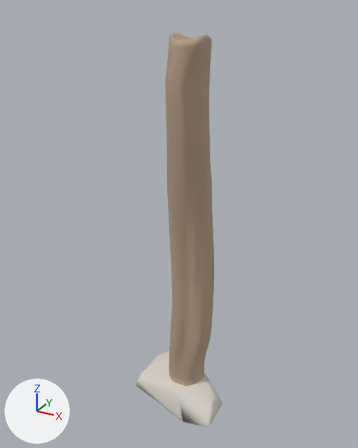
One commit to the glTF model assets/tower/approved-library/architecture/bagana-f3-3x12x3-v2.glb: the scene before it, then after it.
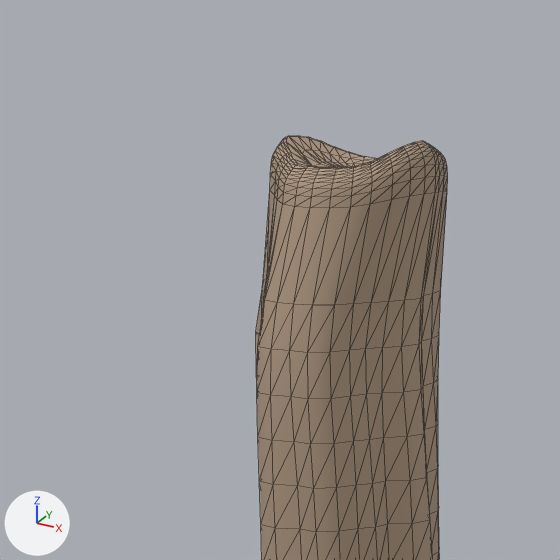
Each version appears first whole from a 50 mm camera at (1.59, -3.03, 1.65) aimed at (-0.08, 0.0, 0.13), and next in a close-up on the part from 29% to 67% of the width and 0% to 30% of the height. Lighting does not change. The marker at lower left points along +X, +Y and +Z. The first two pictures are the older version. The close-ups show mesh edges as thin lines.

Script lines for the objects in view, before the commit:
```python
me_bagana_form_3_wood = bpy.data.meshes.new('BAGANA_FORM_3_wood')
me_bagana_form_3_wood.from_pydata(...)  # 1374 vertices, 2744 faces; spans x -0.18..0.21, y -0.19..0.2, z -1.26..1.49
me_bagana_form_3_wood.materials.append(mat_alantil_bagana_wood_pbr)  # beige #b59e86
ob_bagana_wood = bpy.data.objects.new('bagana_wood', me_bagana_form_3_wood)
ob_bagana_wood.location = (0.0, 0.0, 0.0)
```
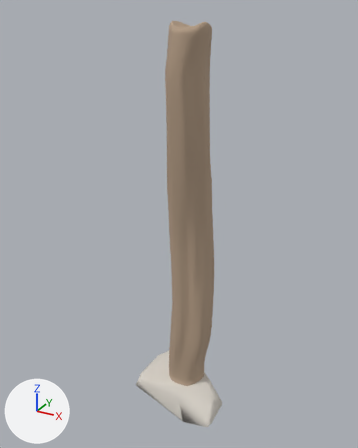
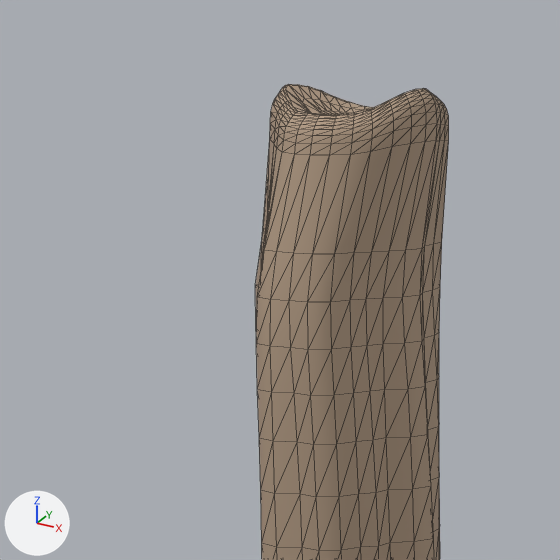
Diff of the bpy script that builds the scene:
```diff
--- a/assets/tower/approved-library/architecture/bagana-f3-3x12x3-v2.glb.py
+++ b/assets/tower/approved-library/architecture/bagana-f3-3x12x3-v2.glb.py
@@ me_bagana_form_3_wood @@
 # used by ob_bagana_wood; location = (0.0, 0.0, 0.0)
-me_bagana_form_3_wood.from_pydata(...)  # 1374 vertices, 2744 faces; spans x -0.18..0.21, y -0.19..0.2, z -1.26..1.49
+me_bagana_form_3_wood.from_pydata(...)  # 1374 vertices, 2744 faces; spans x -0.18..0.21, y -0.19..0.2, z -1.26..1.56
+# me_bagana_form_3_wood part 1: all 28 vertices in x -0.17..0.14, y -0.17..0.16, z 0.83 are moved by (0.0, 0.0, 0.04)
+# me_bagana_form_3_wood part 2: all 28 vertices in x -0.17..0.14, y -0.17..0.16, z 0.9 are moved by (0.0, 0.0, 0.06)
+# me_bagana_form_3_wood part 3: all 477 vertices in x -0.18..0.13, y -0.17..0.15, z 0.97..1.49 are moved by (0.0, 0.0, 0.07)
+# other edits to the shape of me_bagana_form_3_wood do not show in these pictures
 me_bagana_form_3_wood.materials.append(mat_alantil_bagana_wood_pbr)
```

Pixel boxes [x1, y1, x2, y2] of what changed, in the close-ups (560 x 560 px; the box of a moved part takes in the faces that stretch with it):
'bagana_wood', reshaped: before [256, 136, 448, 560]; after [255, 84, 449, 560]
part 1 of me_bagana_form_3_wood, moved or reshaped (mostly hidden before): before [433, 552, 440, 560]; after [262, 526, 440, 560]
part 2 of me_bagana_form_3_wood, moved or reshaped: before [260, 469, 439, 560]; after [259, 427, 440, 551]
part 3 of me_bagana_form_3_wood, moved or reshaped: before [256, 136, 448, 489]; after [255, 84, 449, 445]
